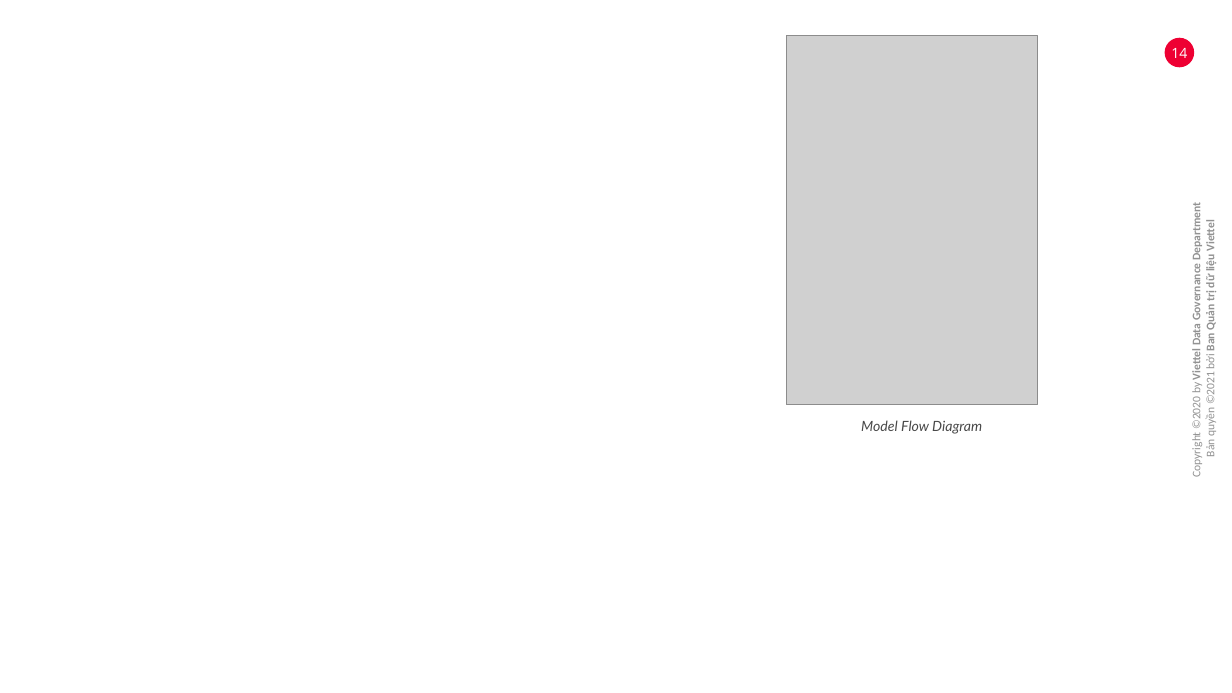
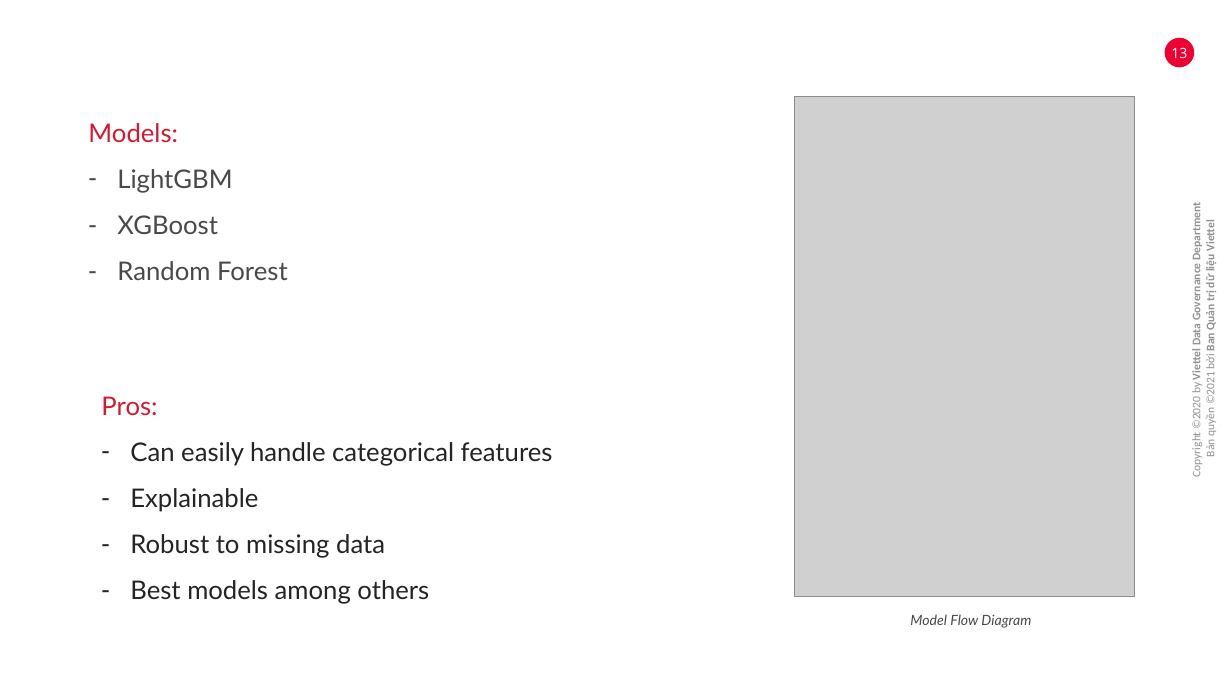
Before and after one commit to KieuSonTung/BankFraudDetection, a slide deck: slide 13 of docs/DemoBank_Slide.pptx (slide 14 before the commit). Drawn at 1232x693 pixels with LibreOffice and Linux fonts; fonts in the diff are those of the drawing; grey boxes stand for pictures; background and template pictures are left out. Boxes give left, top, right and bottom in pixels: in the first picture for what was removed or moved away, otherwise in the second. Text is boxed around its words. In the diff, an @@ line names an element or a change of style, - is before the commit and + after.

```diff
--- a/docs/DemoBank_Slide.pptx
+++ b/docs/DemoBank_Slide.pptx
@@ page number at bbox=[1171, 47, 1187, 58]: text changed @@
-14
+13
@@ picture: place and size @@
-picture at bbox=[787, 36, 1038, 405]
+picture at bbox=[794, 96, 1135, 596]
@@ text added at bbox=[88, 123, 288, 280], 20 pt, text #494949 @@
+Models:
+– LightGBM
+– XGBoost
+– Random Forest
@@ text added at bbox=[101, 396, 553, 604], 20 pt, text #242424 @@
+Pros:
+– Can easily handle categorical features
+– Explainable
+– Robust to missing data
+– Best models among others
@@ text "Model Flow Diagram": place and size @@
-text "Model Flow Diagram" at bbox=[861, 420, 982, 434]
+text "Model Flow Diagram" at bbox=[910, 614, 1031, 628]
```
Also in this commit, not shown: 2 other slides changed, 1 slide removed.
